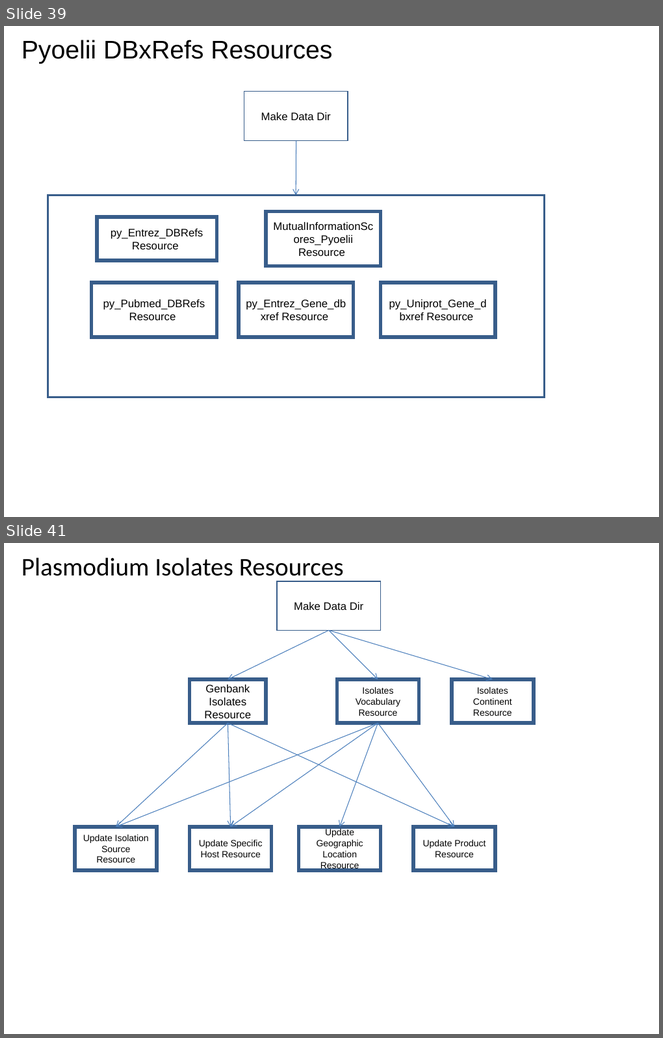
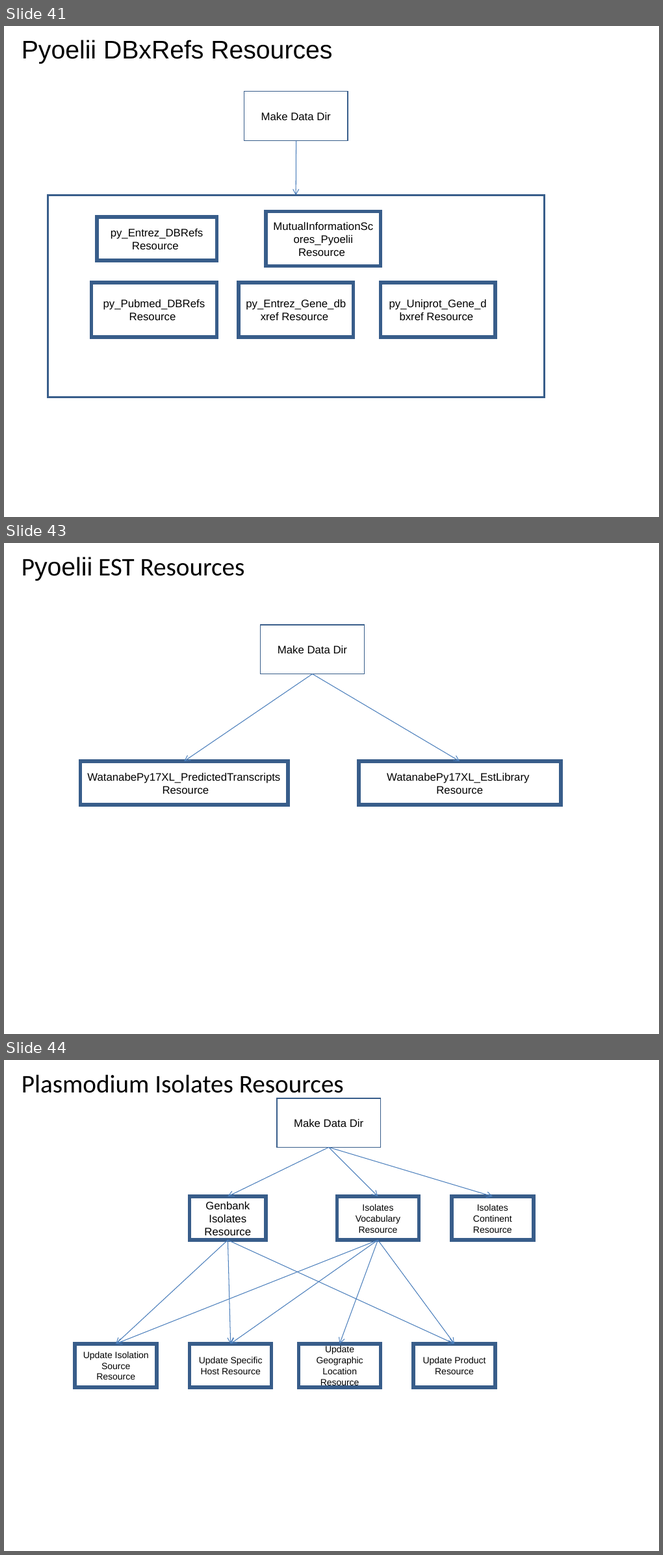
Before and after one commit to VEuPathDB/ApiCommonWorkflow, a slide deck: Main/doc/IntegratedWorkflow.ppt. Shown one above the other, each under a label of ours: slides 39 and 41 before the commit, slides 41, 43 and 44 after it; the slides between them are not shown. The pictures are 663x1038 and 663x1555 pixels, drawn with LibreOffice and Linux fonts; fonts in the diff are those of the drawing. Boxes give left, top, right and bottom in pixels: in the first picture for what was removed or moved away, otherwise in the second. Text is boxed around its words. In the diff, an @@ line names an element or a change of style, - is before the commit and + after.

```diff
--- a/Main/doc/IntegratedWorkflow.ppt
+++ b/Main/doc/IntegratedWorkflow.ppt
@@ slide 43 added at [4,543,659,1034], background #FFFFFF @@
@@ title added at [22,557,245,581], 28 pt, text #000000 @@
+Pyoelii EST Resources
@@ rectangle added at [261,625,364,674], outline #385D8A 0.99 pt, 12 pt, text #000000 @@
+Make Data Dir
@@ arrow added from (313, 674) to (184, 761), #4A7EBB 0.74 pt @@
@@ arrow added from (313, 674) to (460, 761), #4A7EBB 0.74 pt @@
@@ rectangle added at [81,761,288,805], outline #385D8A 4 pt, 12 pt, text #000000 @@
+WatanabePy17XL_PredictedTranscripts
+Resource
@@ rectangle added at [359,761,561,805], outline #385D8A 4 pt, 12 pt, text #000000 @@
+WatanabePy17XL_EstLibrary
+Resource
@@ what was slide 39 is now slide 41 @@
@@ what was slide 41 is now slide 44 @@
```
Also in this commit, not shown: 7 slides changed, 2 other slides added.
